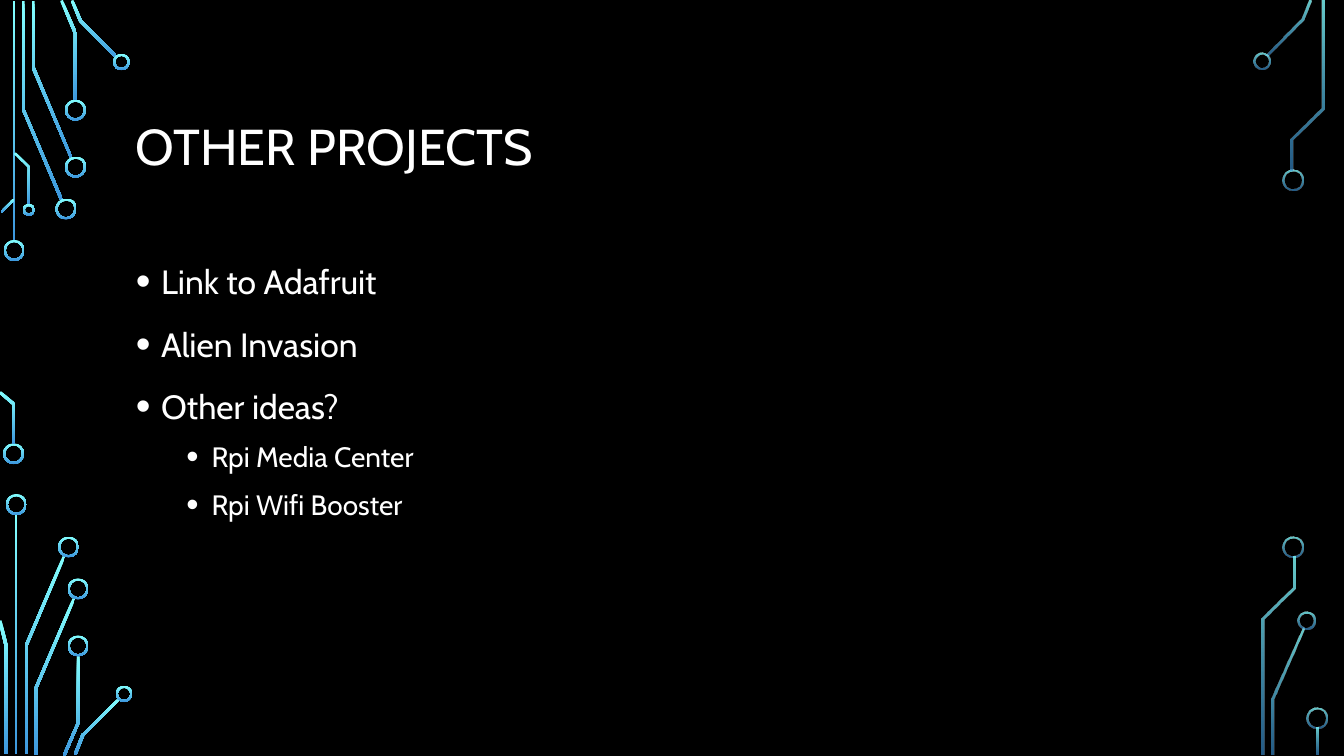
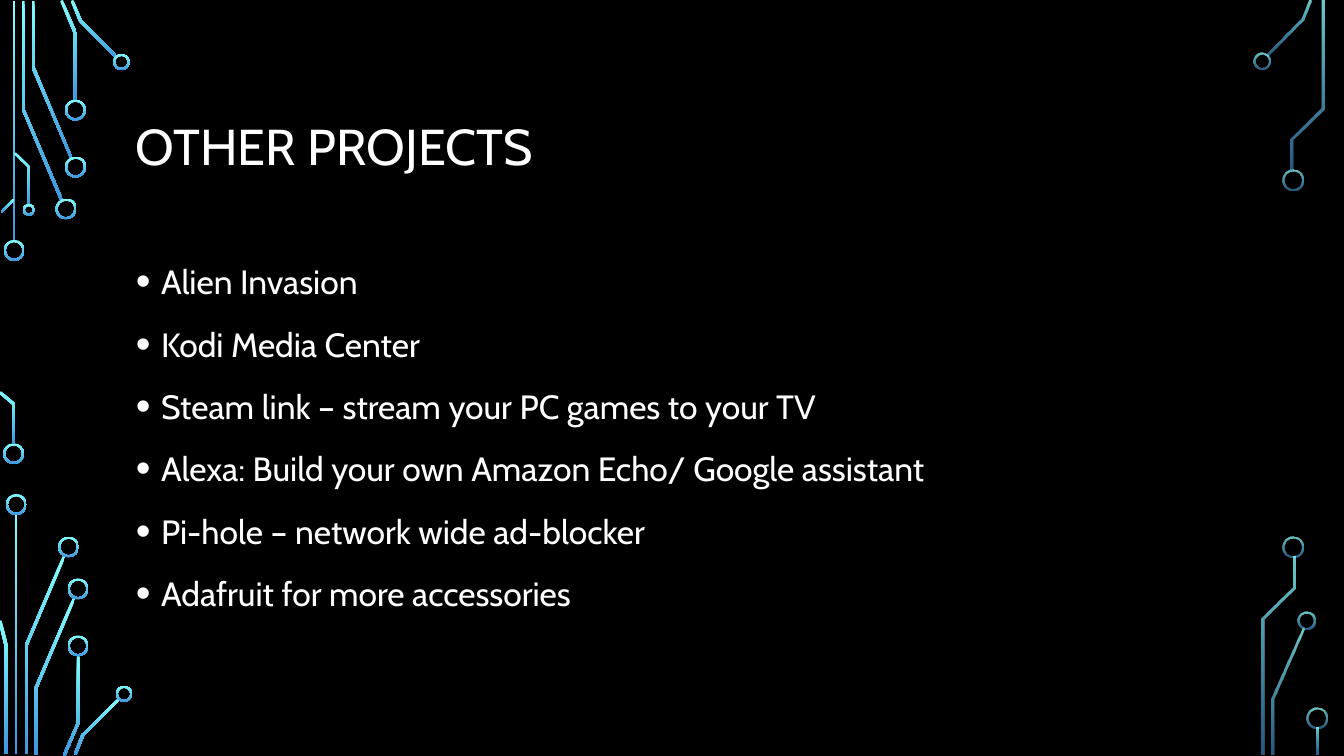
Before and after one commit to andrewjvelez/smap, a slide deck: slide 29 of docs/SMAP Materials Unbranded.pptx (slide 30 before the commit). Drawn at 1344x756 pixels with LibreOffice and Linux fonts; fonts in the diff are those of the drawing; background and template pictures are left out. Boxes give left, top, right and bottom in pixels: in the first picture for what was removed or moved away, otherwise in the second. Text is boxed around its words. In the diff, an @@ line names an element or a change of style, - is before the commit and + after.

Commit message:
Added detail to presentation
Azure section and Reporting section still need work. Any feedback welcome on other sections.

```diff
--- a/docs/SMAP Materials Unbranded.pptx
+++ b/docs/SMAP Materials Unbranded.pptx
@@ text at [161, 268, 377, 295]: paragraph removed @@
-• Link to Adafruit
@@ text at [161, 331, 924, 607]: text changed; size 20 to 24 pt @@
-• Other ideas?
-  • Rpi Media Center
-  • Rpi Wifi Booster
+• Kodi Media Center
+• Steam link – stream your PC games to your TV
+• Alexa: Build your own Amazon Echo/ Google assistant
+• Pi-hole – network wide ad-blocker
+• Adafruit for more accessories
```
Also in this commit, not shown: 21 other slides changed, 7 slides added, 7 slides removed.
